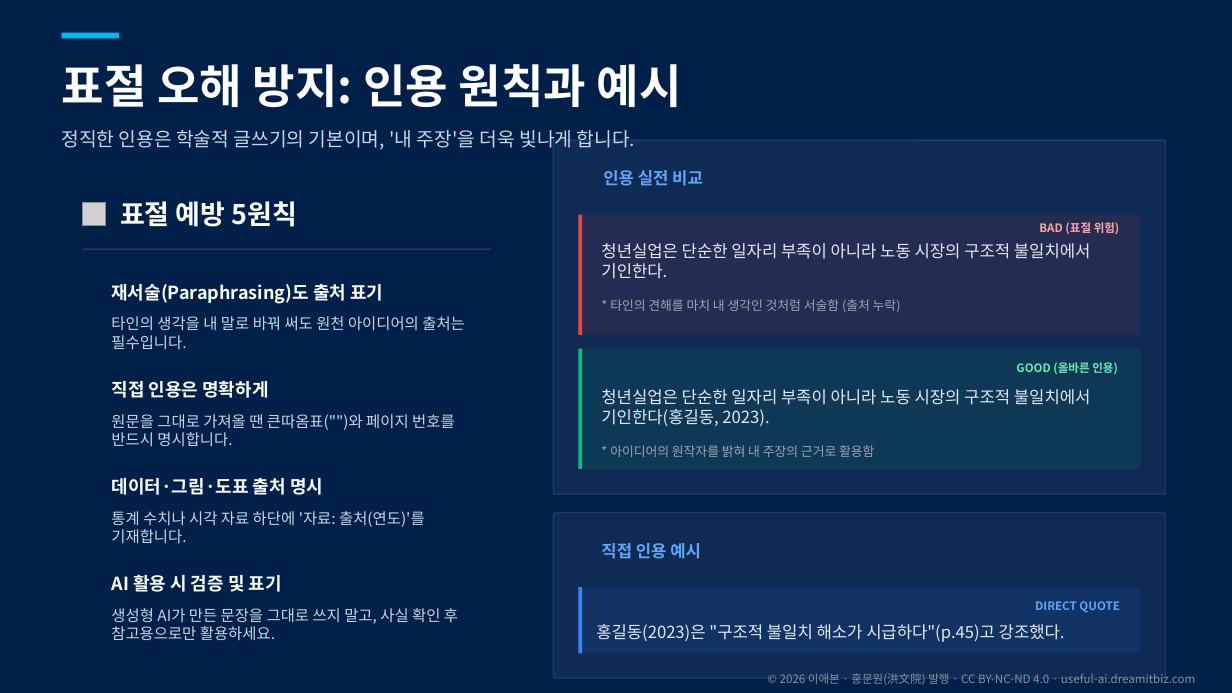
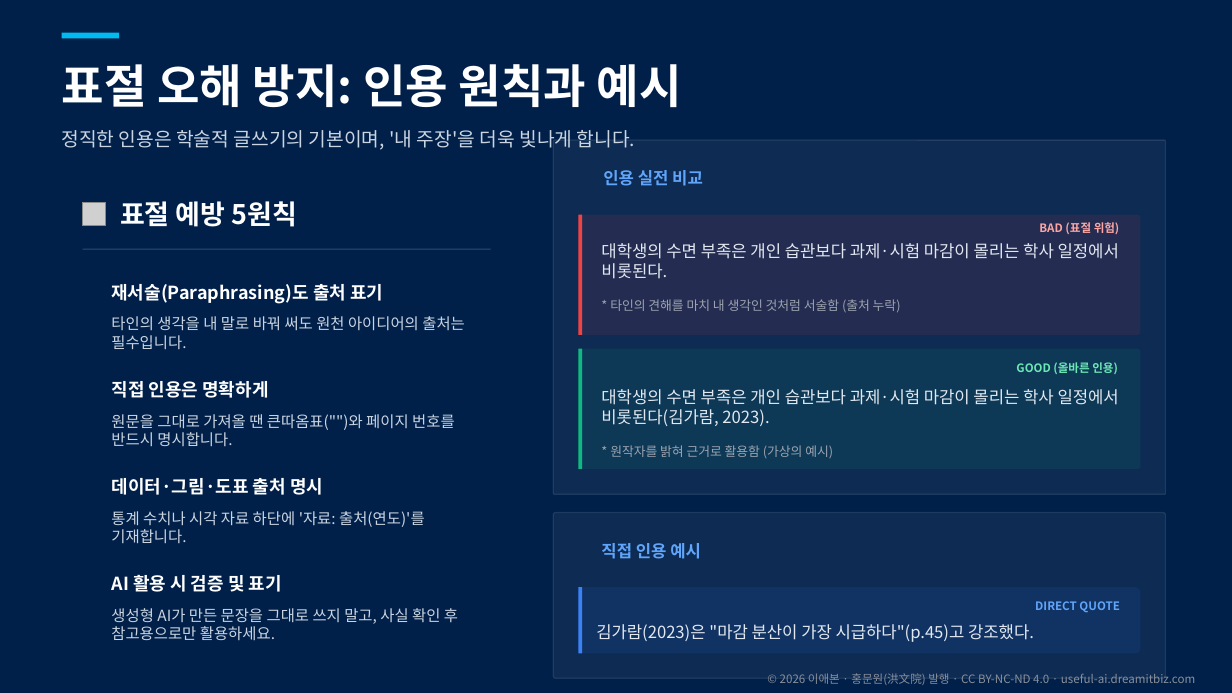
Before and after one commit to aebonlee/materials, a slide deck: slide 30 of library/b06-report-writing/b06-report-writing.pptx. Drawn at 1232x693 pixels with LibreOffice and Linux fonts; fonts in the diff are those of the drawing; grey boxes stand for pictures; background and template pictures are left out. Boxes give left, top, right and bottom in pixels: in the first picture for what was removed or moved away, otherwise in the second. Text is boxed around its words. In the diff, an @@ line names an element or a change of style, - is before the commit and + after.

```diff
--- a/library/b06-report-writing/b06-report-writing.pptx
+++ b/library/b06-report-writing/b06-report-writing.pptx
@@ text at (601,243,1119,279): text changed @@
-청년실업은 단순한 일자리 부족이 아니라 노동 시장의 구조적 불일치에서 기인한다.
+대학생의 수면 부족은 개인 습관보다 과제·시험 마감이 몰리는 학사 일정에서 비롯된다.
@@ text at (601,389,1119,426): text changed @@
-청년실업은 단순한 일자리 부족이 아니라 노동 시장의 구조적 불일치에서 기인한다(홍길동, 2023).
+대학생의 수면 부족은 개인 습관보다 과제·시험 마감이 몰리는 학사 일정에서 비롯된다(김가람, 2023).
@@ text at (610,445,833,458): text changed @@
-* 아이디어의 원작자를 밝혀 내 주장의 근거로 활용함
+* 원작자를 밝혀 근거로 활용함 (가상의 예시)
@@ text at (596,624,1034,642): text changed @@
-홍길동(2023)은 "구조적 불일치 해소가 시급하다"(p.45)고 강조했다.
+김가람(2023)은 "마감 분산이 가장 시급하다"(p.45)고 강조했다.
```
Also in this commit, not shown: 18 other slides changed, 44 other files.
